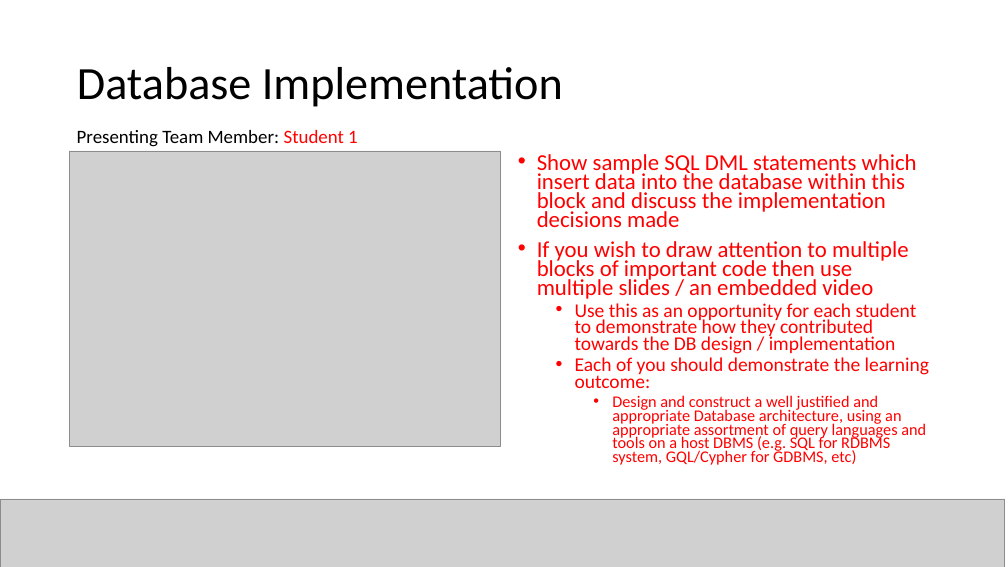
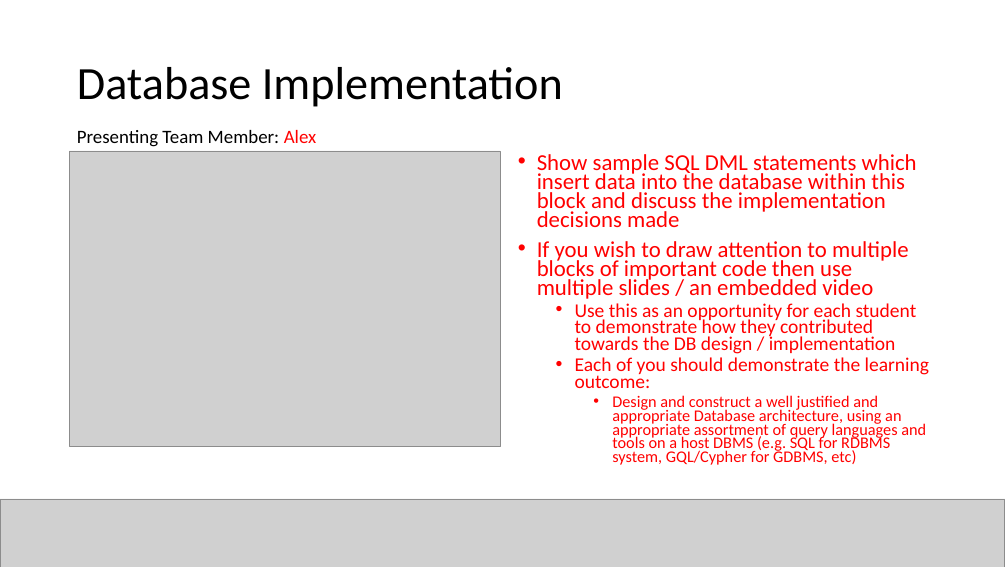
Before and after one commit to OfficalAL/University-Work, a slide deck: slide 10 of Server Backend/Assignment/CMP5387_ProductDemo_Template.pptx. Drawn at 1008x567 pixels with LibreOffice and Linux fonts; fonts in the diff are those of the drawing; grey boxes stand for pictures. Boxes give left, top, right and bottom in pixels: in the first picture for what was removed or moved away, otherwise in the second. Text is boxed around its words. In the diff, an @@ line names an element or a change of style, - is before the commit and + after.

```diff
--- a/Server Backend/Assignment/CMP5387_ProductDemo_Template.pptx
+++ b/Server Backend/Assignment/CMP5387_ProductDemo_Template.pptx
@@ text at (77,130,317,147): text changed @@
-Presenting Team Member: Student 1
+Presenting Team Member: Alex
```
Also in this commit, not shown: 5 other slides changed, 16 other files.
